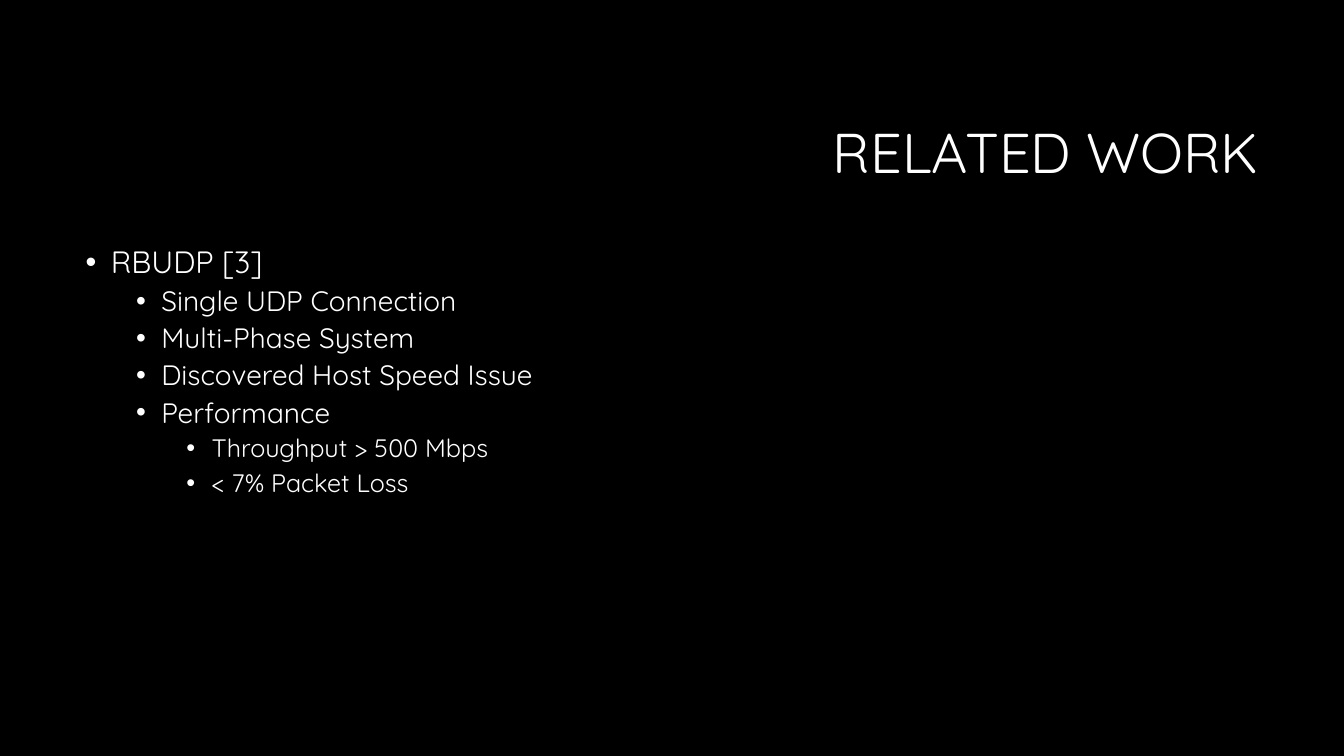
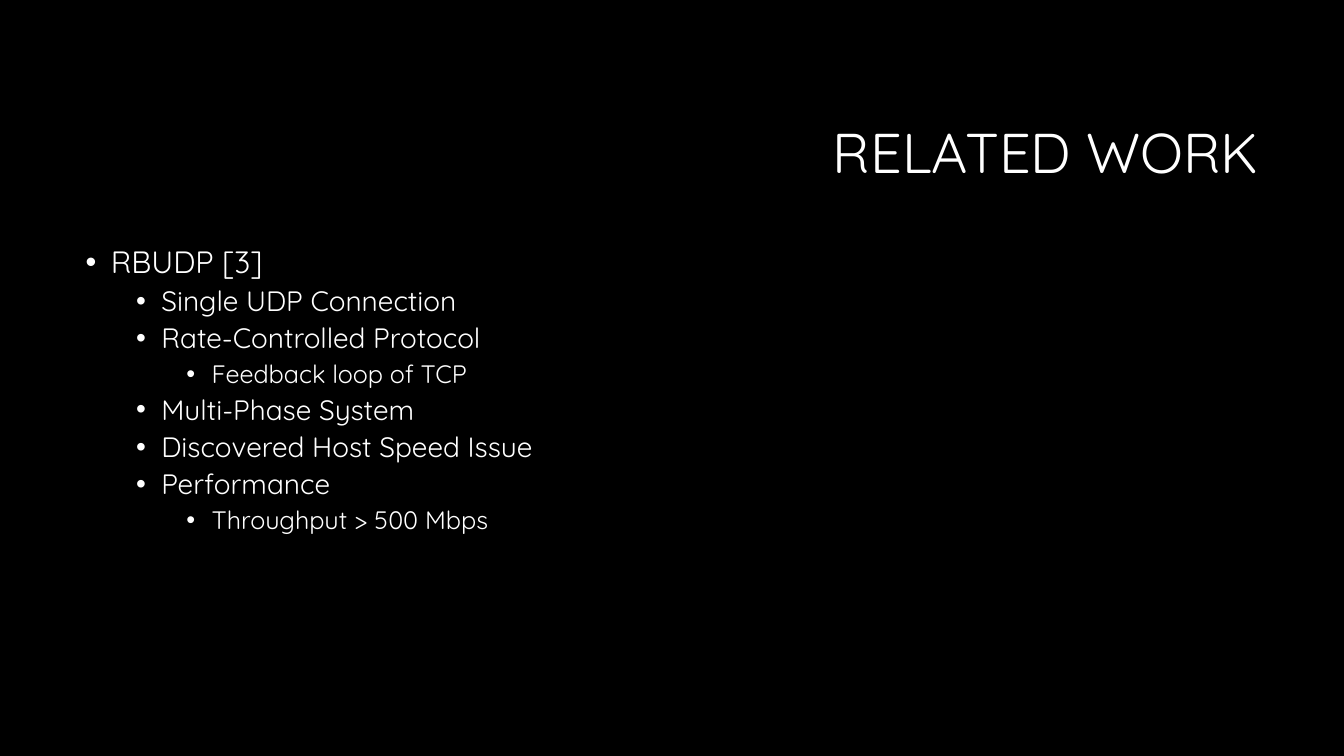
Before and after one commit to czifro-tech/instant-transmission, a slide deck: slide 33 of presentation/Thesis.pptx (slide 38 before the commit). Drawn at 1344x756 pixels with LibreOffice and Linux fonts; fonts in the diff are those of the drawing; background and template pictures are left out. Boxes give left, top, right and bottom in pixels: in the first picture for what was removed or moved away, otherwise in the second. Text is boxed around its words. In the diff, an @@ line names an element or a change of style, - is before the commit and + after.

```diff
--- a/presentation/Thesis.pptx
+++ b/presentation/Thesis.pptx
@@ text at <box>161,327,480,388</box>: paragraphs added @@
+  • Rate-Controlled Protocol
+    • Feedback loop of TCP
@@ text at <box>232,473,409,493</box>: paragraph removed @@
-    • < 7% Packet Loss
```
Also in this commit, not shown: 4 other slides changed, 5 slides removed.
